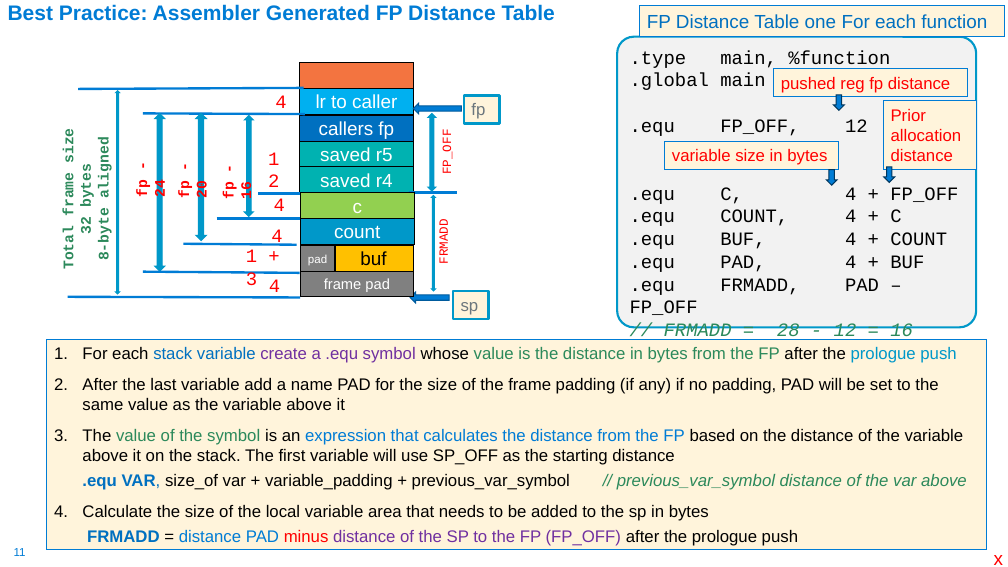
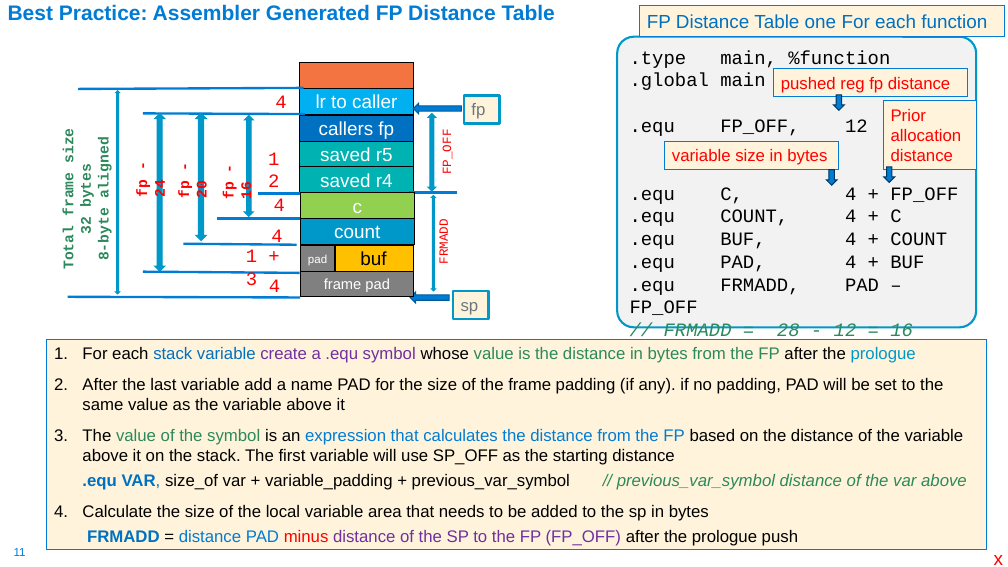
Before and after one commit to cse30-sp24/Muller-Slides, a slide deck: slide 11 of Lecture-18.pptx. Drawn at 1008x567 pixels with LibreOffice and Linux fonts; fonts in the diff are those of the drawing. Boxes give left, top, right and bottom in pixels: in the first picture for what was removed or moved away, otherwise in the second. Text is boxed around its words. In the diff, an @@ line names an element or a change of style, - is before the commit and + after.

```diff
--- a/Lecture-18.pptx
+++ b/Lecture-18.pptx
@@ text at [82, 347, 943, 410]: text changed @@
-1. For each stack variable create a .equ symbol whose value is the distance in bytes from the FP after the prologue push
-2. After the last variable add a name PAD for the size of the frame padding (if any) if no padding, PAD will be set to the same value as the variable above it
+1. For each stack variable create a .equ symbol whose value is the distance in bytes from the FP after the prologue
+2. After the last variable add a name PAD for the size of the frame padding (if any). if no padding, PAD will be set to the same value as the variable above it
```
Also in this commit, not shown: 2 other slides changed, 1 other file.
